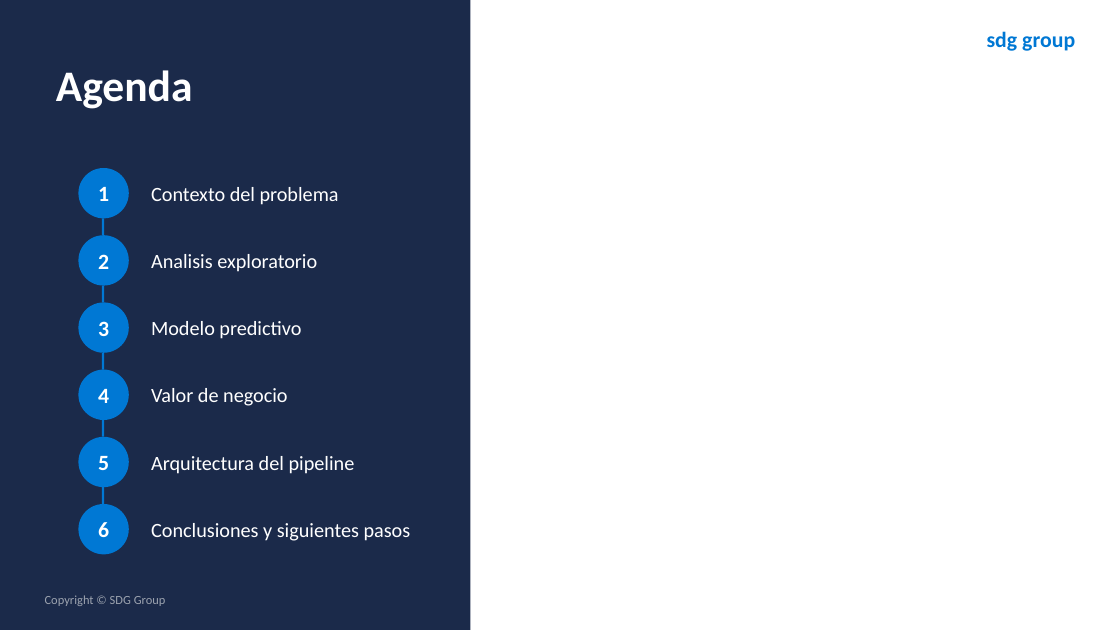
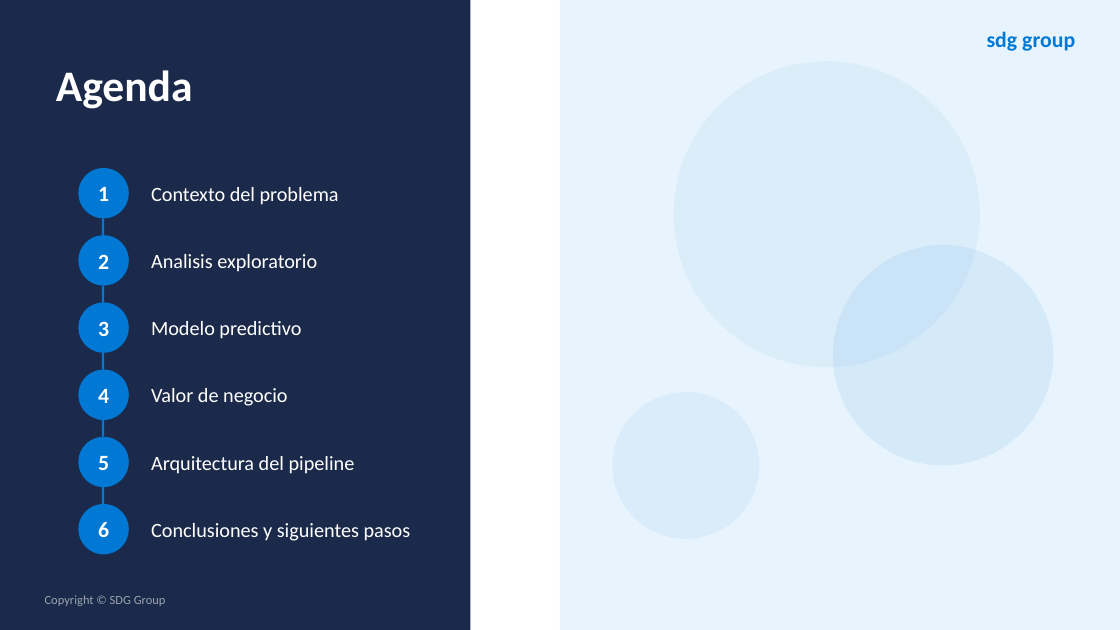
Before and after one commit to TomasUrban0/AI_Test_SDG, a slide deck: slide 2 of Presentacion_Churn_SDG.pptx. Drawn at 1120x630 pixels with LibreOffice and Linux fonts; fonts in the diff are those of the drawing. Boxes give left, top, right and bottom in pixels: in the first picture for what was removed or moved away, otherwise in the second. Text is boxed around its words. In the diff, an @@ line names an element or a change of style, - is before the commit and + after.

Commit message:
V 4.1
Ppt fixes

```diff
--- a/Presentacion_Churn_SDG.pptx
+++ b/Presentacion_Churn_SDG.pptx
@@ rectangle added at (x1=560, y1=0, x2=1120, y2=629), fill #E8F4FD @@
@@ ellipse added at (x1=673, y1=62, x2=979, y2=367), fill #0078D4 at 5% opacity @@
@@ ellipse added at (x1=833, y1=245, x2=1054, y2=466), fill #0078D4 at 8% opacity @@
@@ ellipse added at (x1=613, y1=392, x2=759, y2=539), fill #0078D4 at 6% opacity @@
```
Also in this commit, not shown: 4 other slides changed, 1 other file.
